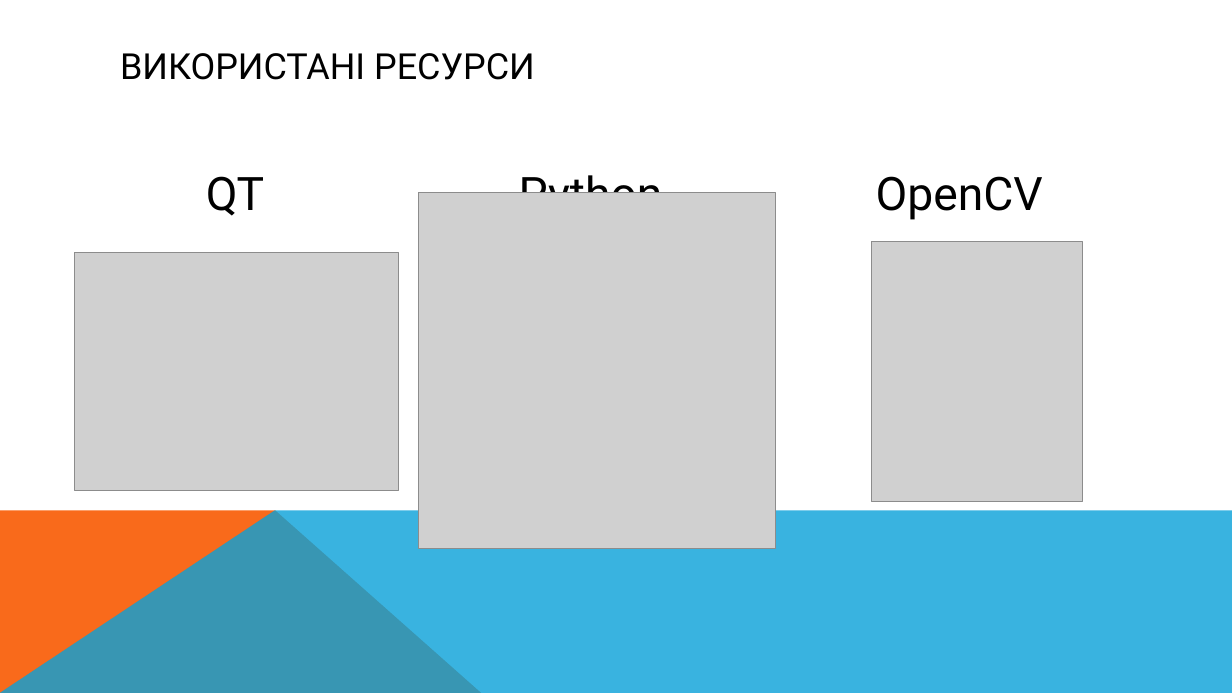
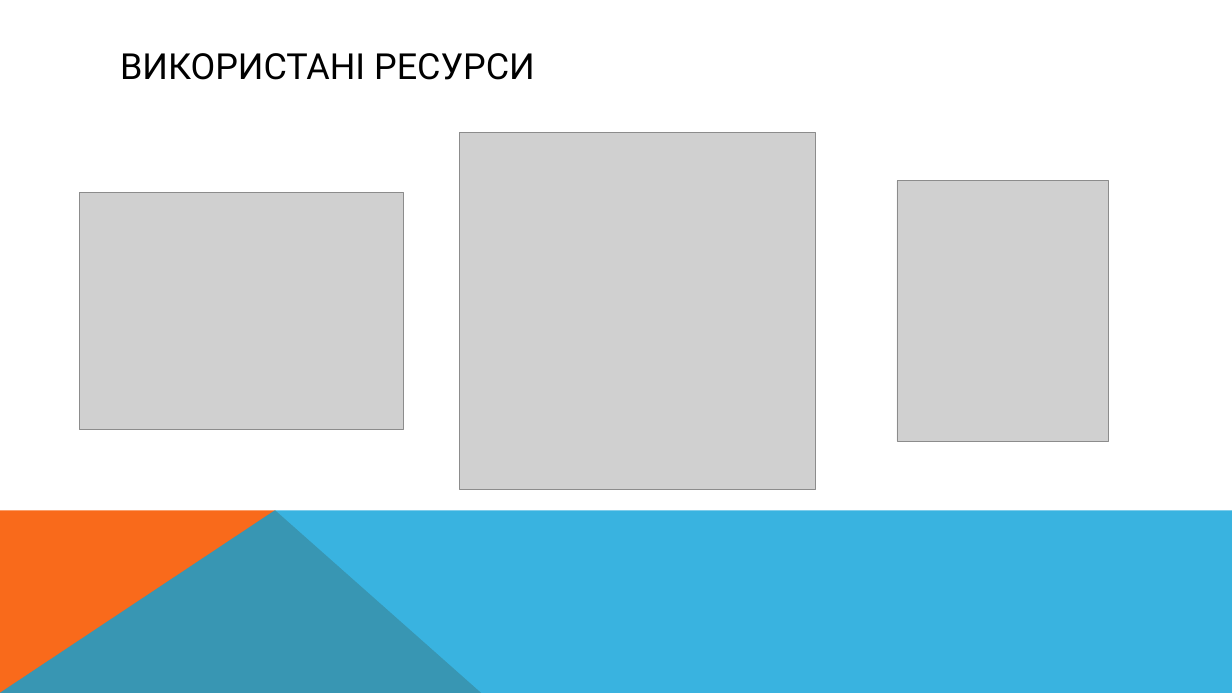
Before and after one commit to Ap3lsin4k/ANDRII-I_liceum, a slide deck: slide 2 of Peppers.pptx. Drawn at 1232x693 pixels with LibreOffice and Linux fonts; fonts in the diff are those of the drawing; grey boxes stand for pictures. Boxes give left, top, right and bottom in pixels: in the first picture for what was removed or moved away, otherwise in the second. Text is boxed around its words. In the diff, an @@ line names an element or a change of style, - is before the commit and + after.

```diff
--- a/Peppers.pptx
+++ b/Peppers.pptx
@@ picture: place and size @@
-picture at box(419, 192, 775, 549)
+picture at box(459, 133, 816, 490)
@@ text removed at box(206, 176, 264, 216) @@
-QT
@@ text removed at box(519, 168, 663, 193) @@
-Python
@@ text removed at box(876, 176, 1043, 220) @@
-OpenCV
@@ picture: place and size @@
-picture at box(74, 252, 398, 490)
+picture at box(79, 192, 404, 430)
@@ picture: place and size @@
-picture at box(872, 241, 1083, 502)
+picture at box(897, 181, 1109, 442)
```
Also in this commit, not shown: 3 other slides changed, 2 slides added, 1 slide removed, 1 other file.
